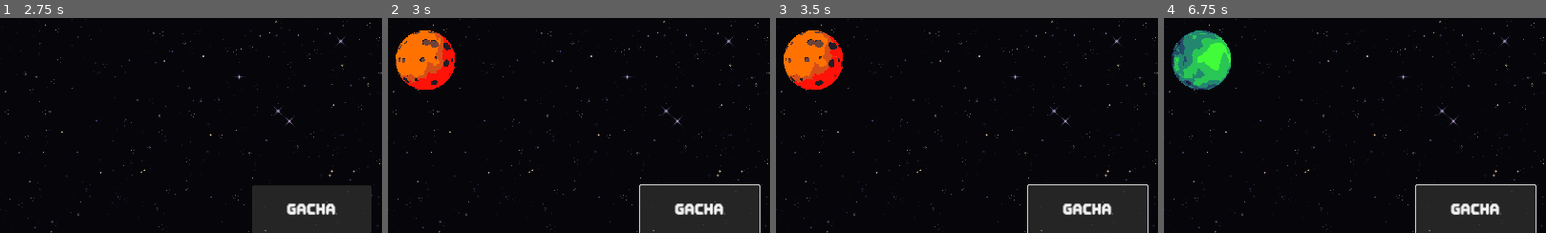
Above: before the commit, frames 1-4 (left to right).
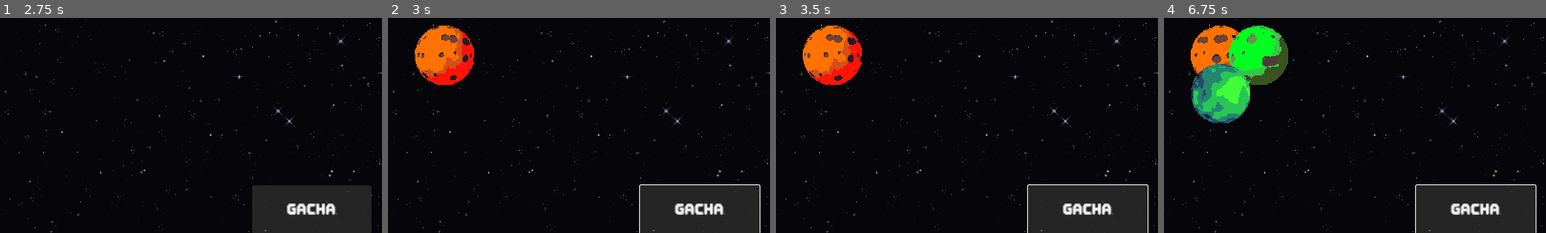
Above: after the commit, the same moments.

Repository: wonhs0191/GAME-2-Random-Defense-
Game: Godot game, scene res://title_screen/title_screen.tscn
Same seed, same stepped clock (60 frames per second), same inputs: the game is played once before the commit and once after it.
Inputs:
- Up to frame 1 (2.75 s): click "S T A R T" at 0.5 s; click "EASY" at 1.25 s; click "START" at 2 s
- Up to frame 2 (3 s): click "GACHA" at 2.75 s
- Up to frame 3 (3.5 s): no input
- Up to frame 4 (6.75 s): click "WAVE START" at 3.5 s; click "WAVE START" at 4.25 s; click "GACHA" at 5 s; click "WAVE START" at 5.75 s; click "GACHA" at 6.5 s
The pictures show only the part of the screen within x 45-95%, y 40-90%; the shares and areas given below are measured in that part.

Frame 1 is identical in both runs. In frame 2, 3.9% of the frame differs, in the area x 2-23%, y 3-34%; in frame 3, 3.9%; in frame 4, 9.5%, in the area x 2-33%, y 3-49%.

Commit message:
=== [MAP-002] UNIT 드롭 격자 생성

Diff:
--- a/game_play/game_play.gd
+++ b/game_play/game_play.gd
@@ -80,4 +80,11 @@
 
 		# 화면(Viewport)의 크기를 가져와 정중앙 좌표 계산
 		var viewport_size = get_viewport_rect().size
-		new_unit.global_position = viewport_size / 2
+		var center_pos = viewport_size / 2
+
+		# (핵심) GridManager에게 새로 생성된 유닛을 던져주어 알아서 배치하게 만듦
+		var grid = $Grid
+		if grid and grid.has_method("add_new_unit"):
+			grid.add_new_unit(new_unit, center_pos)
+		else:
+			new_unit.global_position = center_pos
--- a/game_play/grid.gd
+++ b/game_play/grid.gd
@@ -174,3 +174,17 @@
 func _tween_unit(unit: Node2D, target_pos: Vector2) -> void:
 	var tween = create_tween()
 	tween.tween_property(unit, "global_position", target_pos, snap_duration).set_trans(Tween.TRANS_SINE).set_ease(Tween.EASE_OUT)
+
+# =========================================================================
+# 외부(GamePlay 버튼 등)에서 새 유닛을 생성했을 때 직접 넘겨받는 함수
+# =========================================================================
+func add_new_unit(unit: Node2D, spawn_world_pos: Vector2) -> void:
+	var target_cell = world_to_grid(spawn_world_pos)
+
+	# 자리가 꽉 차있으면 주변(가까운 빈 곳) 탐색
+	if not is_cell_empty(target_cell):
+		target_cell = get_closest_empty_cell(target_cell)
+
+	# 찾은 안전한 위치로 유닛을 보내고 딕셔너리에 점유 상태 등록
+	unit.global_position = grid_to_world(target_cell) + Vector2(tile_size.x/2.0, tile_size.y/2.0)
+	register_unit(target_cell, unit)
